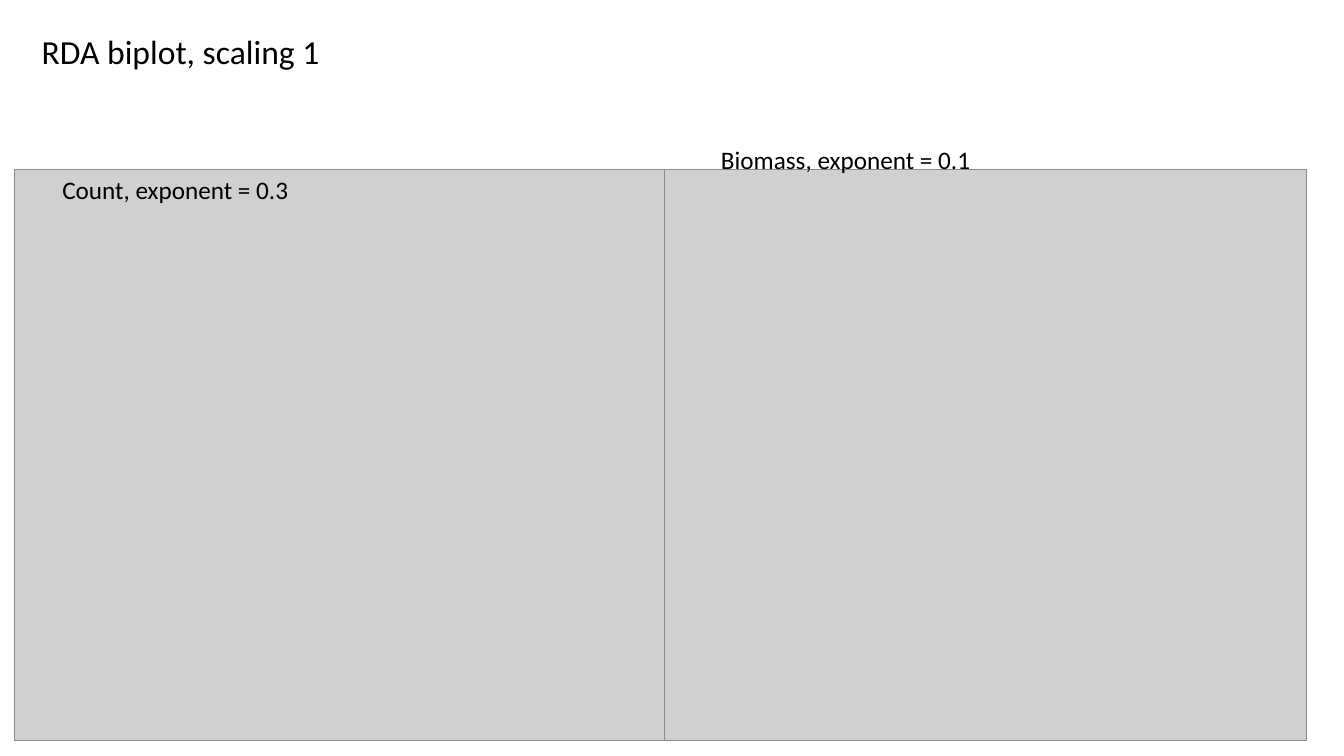
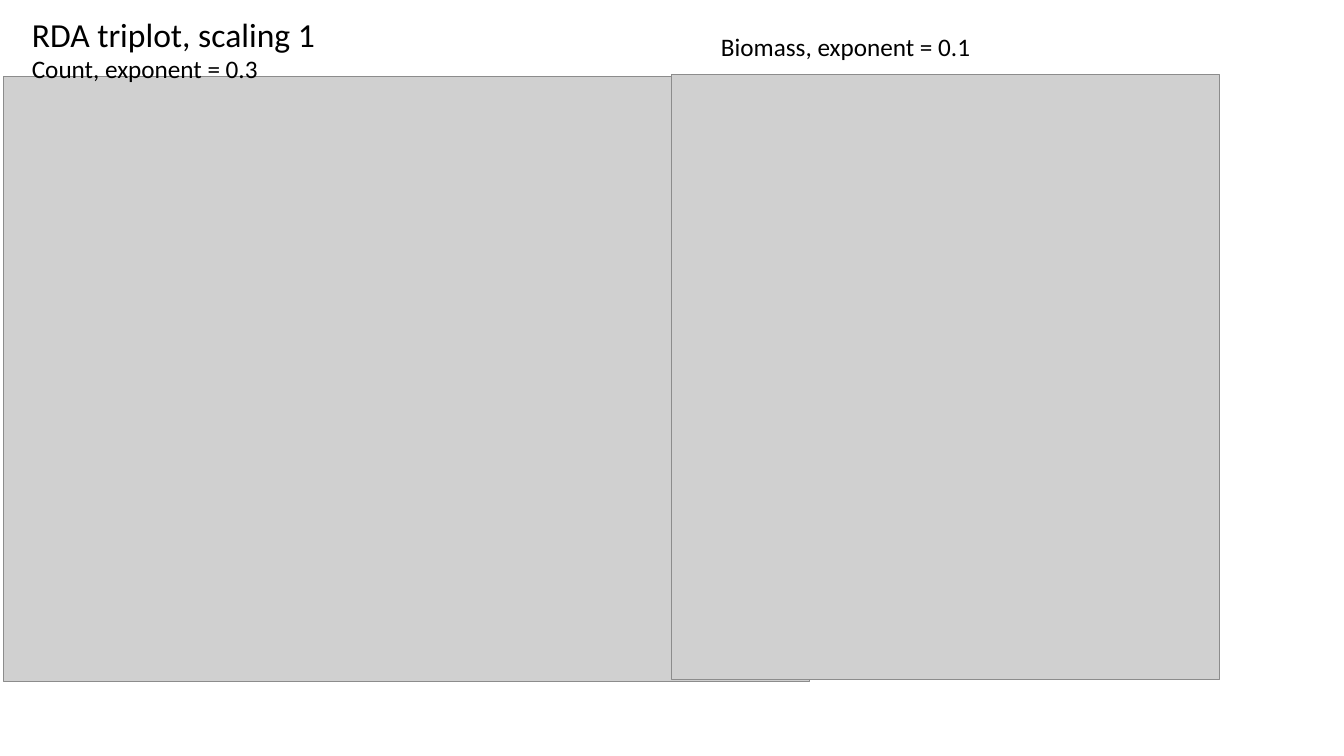
Before and after one commit to chenyenting1998/GRS, a slide deck: slide 4 of ppt/meeting slide.pptx. Drawn at 1344x756 pixels with LibreOffice and Linux fonts; fonts in the diff are those of the drawing; grey boxes stand for pictures. Boxes give left, top, right and bottom in pixels: in the first picture for what was removed or moved away, otherwise in the second. Text is boxed around its words. In the diff, an @@ line names an element or a change of style, - is before the commit and + after.

```diff
--- a/ppt/meeting slide.pptx
+++ b/ppt/meeting slide.pptx
@@ text at (32,23,315,53): text changed @@
-RDA biplot, scaling 1
+RDA triplot, scaling 1
@@ text "Biomass, exponent = 0.1": place and size @@
-text "Biomass, exponent = 0.1" at (721,151,970,175)
+text "Biomass, exponent = 0.1" at (721,38,970,60)
@@ text "Count, exponent = 0.3": place and size @@
-text "Count, exponent = 0.3" at (62,182,288,203)
+text "Count, exponent = 0.3" at (32,61,258,84)
@@ picture: place and size @@
-picture at (14,169,664,741)
+picture at (3,77,810,682)
@@ picture: place and size @@
-picture at (664,169,1306,741)
+picture at (673,75,1220,680)
```
Also in this commit, not shown: 1 other slide changed, 4 slides added, 2 slides removed.
